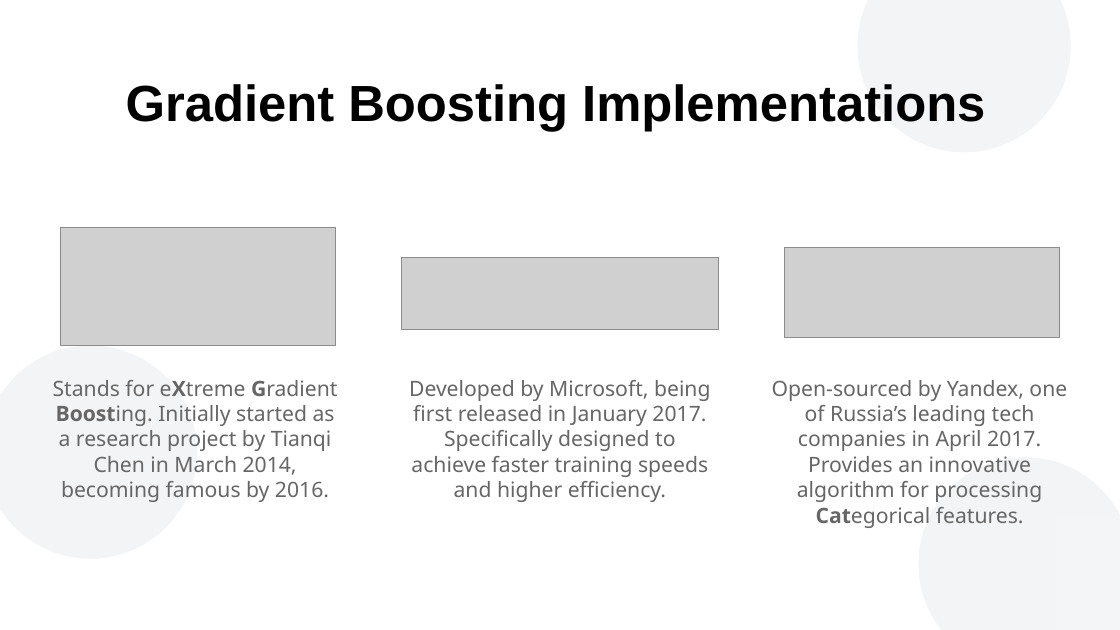
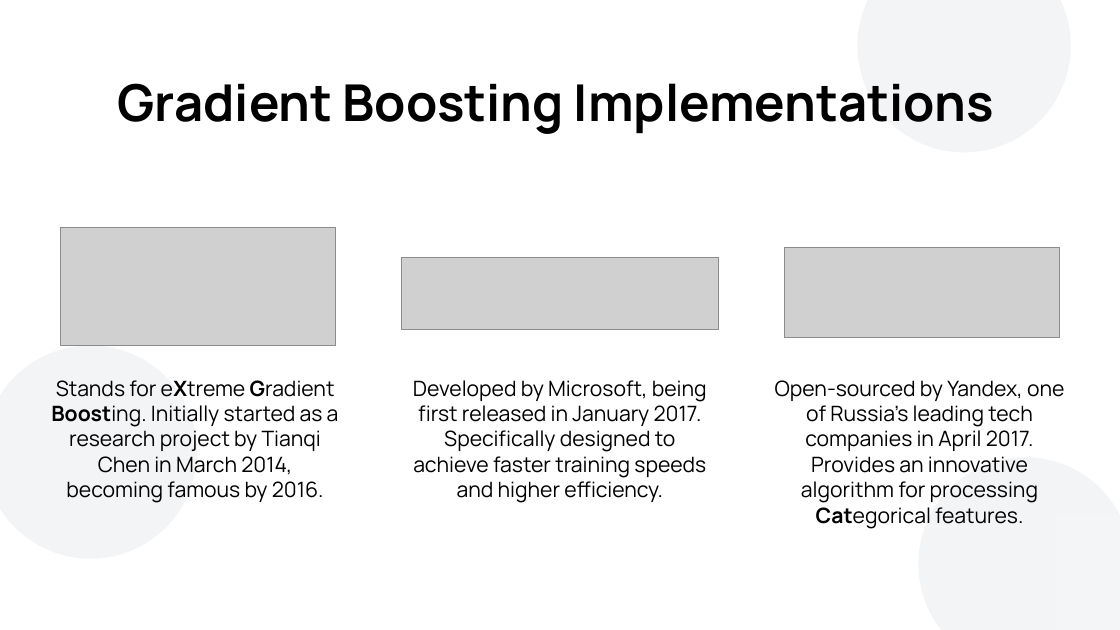
Before and after one commit to atfortes/Repeat-Buyers-Prediction, a slide deck: slide 19 of final_presentation.pptx (slide 18 before the commit). Drawn at 1120x630 pixels with LibreOffice and Linux fonts; fonts in the diff are those of the drawing; grey boxes stand for pictures; background and template pictures are left out. Boxes give left, top, right and bottom in pixels: in the first picture for what was removed or moved away, otherwise in the second. Text is boxed around its words. In the diff, an @@ line names an element or a change of style, - is before the commit and + after.

```diff
--- a/final_presentation.pptx
+++ b/final_presentation.pptx
@@ text "Gradient Boosting Implementations" at (118, 83, 994, 134): font Arial to Manrope @@
@@ font Noto Sans to Manrope, text colour #666666 to #000000 in 3 elements at (775, 380, 1064, 529), (51, 380, 339, 503), (413, 380, 707, 503) @@
```
Also in this commit, not shown: 24 other slides changed, 1 slide added.
